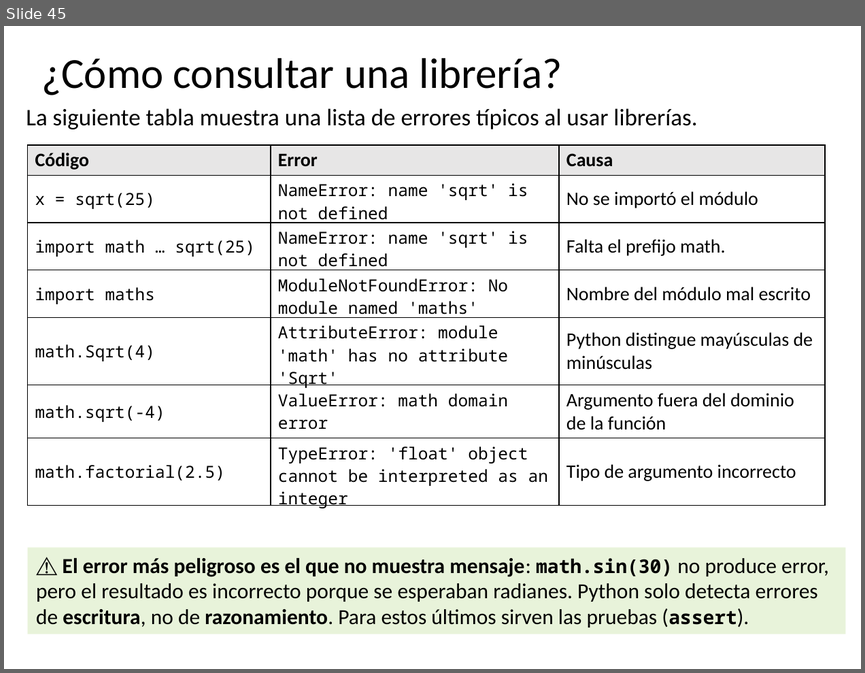
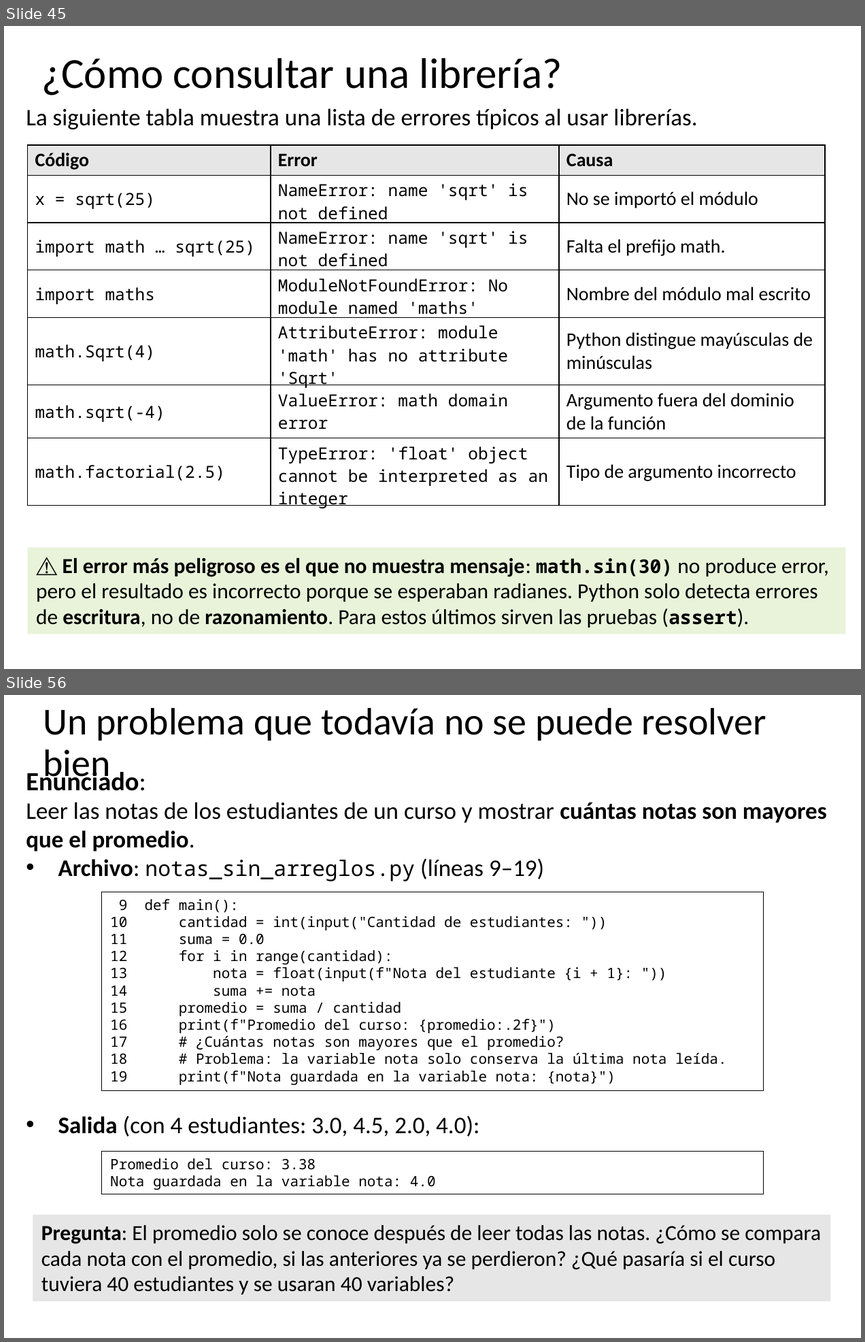
Before and after one commit to algoritmos-UdeA/logica1-20262, a slide deck: clases/10/teoria/clase-10.pptx. Shown one above the other, each under a label of ours: slide 45 before the commit, slides 45 and 56 after it; the slides between them are not shown. The pictures are 865x673 and 865x1342 pixels, drawn with LibreOffice and Linux fonts; fonts in the diff are those of the drawing. Boxes give left, top, right and bottom in pixels: in the first picture for what was removed or moved away, otherwise in the second. Text is boxed around its words. In the diff, an @@ line names an element or a change of style, - is before the commit and + after.

```diff
--- a/clases/10/teoria/clase-10.pptx
+++ b/clases/10/teoria/clase-10.pptx
@@ slide 56 added at <box>4,695,861,1338</box>, background #FFFFFF @@
@@ title added at <box>43,708,766,785</box>, 32 pt, text #000000 @@
+Un problema que todavía no se puede resolver bien
@@ text added at <box>26,768,827,1136</box>, 20 pt, text #000000 @@
+Enunciado:
+Leer las notas de los estudiantes de un curso y mostrar cuántas notas son mayores que el promedio.
+• Archivo: notas_sin_arreglos.py (líneas 9–19)
+• Salida (con 4 estudiantes: 3.0, 4.5, 2.0, 4.0):
@@ rectangle added at <box>102,892,763,1090</box>, outline #000000 0.75 pt, 12 pt, text #000000 @@
+9 def main():
+10 cantidad = int(input("Cantidad de estudiantes: "))
+11 suma = 0.0
+12 for i in range(cantidad):
+13 nota = float(input(f"Nota del estudiante {i + 1}: "))
+14 suma += nota
+15 promedio = suma / cantidad
+16 print(f"Promedio del curso: {promedio:.2f}")
+17 # ¿Cuántas notas son mayores que el promedio?
+18 # Problema: la variable nota solo conserva la última nota leída.
+19 print(f"Nota guardada en la variable nota: {nota}")
@@ rectangle added at <box>102,1151,763,1193</box>, outline #000000 0.75 pt, 12 pt, text #000000 @@
+Promedio del curso: 3.38
+Nota guardada en la variable nota: 4.0
@@ rectangle added at <box>33,1215,831,1301</box>, fill #E7E6E6, 18 pt, text #000000 @@
+Pregunta: El promedio solo se conoce después de leer todas las notas. ¿Cómo se compara cada nota con el promedio, si las anteriores ya se perdieron? ¿Qué pasaría si el curso tuviera 40 estudiantes y se usaran 40 variables?
```
Also in this commit, not shown: 2 slides changed, 11 other slides added, 1 slide removed, 28 other files.
